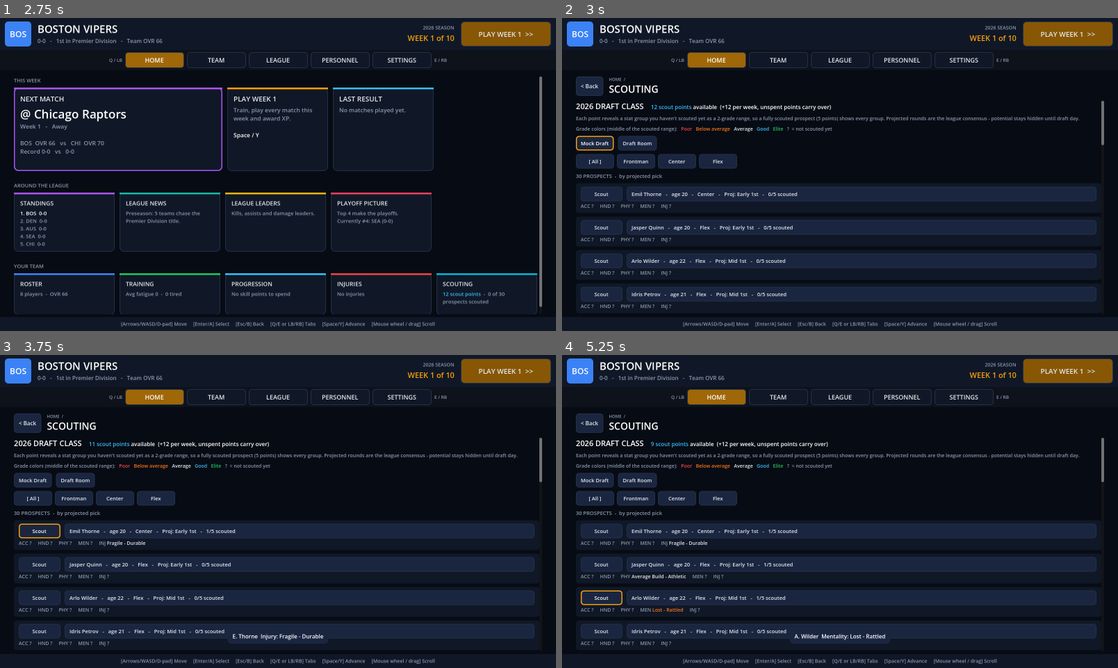
Above: before the commit, frames 1-4 (two rows, left to right).
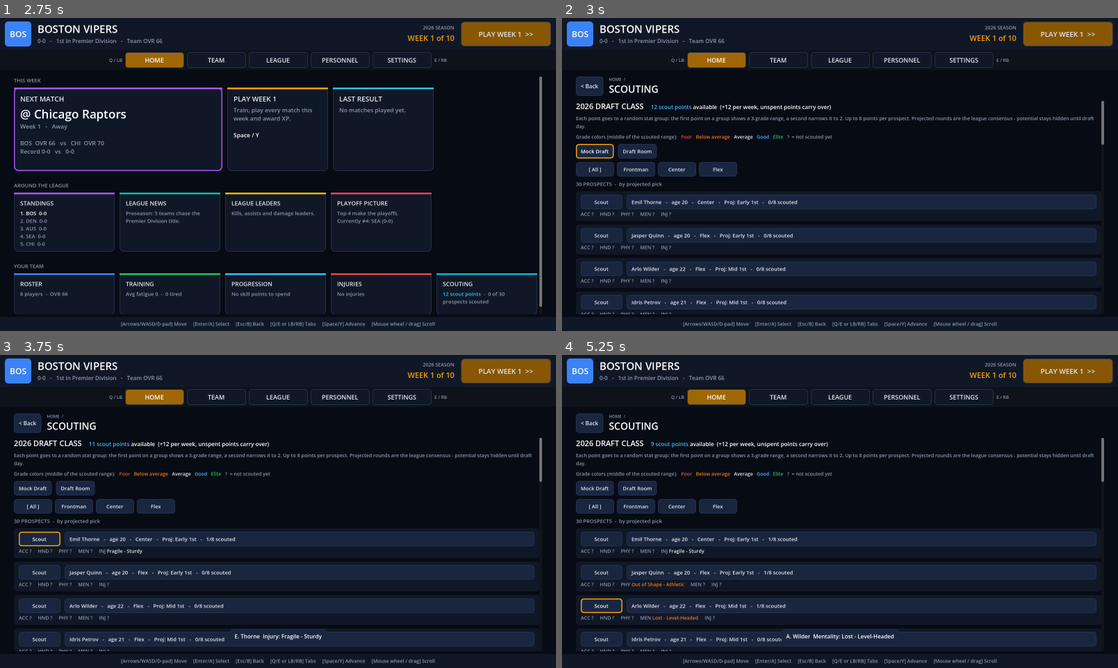
Above: after the commit, the same moments.

Repository: ncpawlak/SquadGame
Game: Godot game, scene res://scenes/franchise.tscn
The game is run twice, just before and just after one commit, with the same random seed, the same clock (stepped at 60 frames per second) and the same inputs.
Inputs (mouse positions are in pixels of both pictures, inside the frame that each line leads up to):
- Up to frame 1 (2.75 s): click "New Franchise" at 0.5 s; click "Reroll League" at 1.25 s; click (66, 118) at 2.02 s
- Up to frame 2 (3 s): click (1051, 293) at 2.75 s
- Up to frame 3 (3.75 s): click "Scout" at 3.5 s
- Up to frame 4 (5.25 s): click "Scout" at 4.25 s; click "Scout" at 5 s

Frame 1 is identical in both runs. In frame 2, 22% of the frame differs, in the area x 2-98%, y 31-95%; in frame 3, 22%; in frame 4, 22%.

Commit message:
Scouting: 8-point cap, random groups, 3 then 2 grade ranges
Co-authored-by: Copilot App <223556219+Copilot@users.noreply.github.com>

Diff:
--- a/scripts/season/draft.gd
+++ b/scripts/season/draft.gd
@@ -17,9 +17,9 @@
 const CLASS_SIZE := 30
 const ROUNDS := 2
 const POINTS_PER_WEEK := 12
-const MAX_POINTS_PER_PROSPECT := 5
+const MAX_POINTS_PER_PROSPECT := 8
 ## Window width (in tiers) after the 1st and 2nd scout of a group.
-const WINDOW_WIDTHS := [2, 1]
+const WINDOW_WIDTHS := [3, 2]
 ## Group rating thresholds for tiers 1..4 (tier 0 is below the first).
 const TIER_THRESHOLDS := [50, 60, 70, 80]
 const TIER_COUNT := 5
@@ -125,16 +125,13 @@
 	return scout_points > 0 and p.is_available() and not p.fully_scouted()
 
 
-## Spends one scout point: picks a random group (unscouted groups first) and reveals a
+## Spends one scout point: picks a random group that can still be narrowed and reveals a
 ## window of WINDOW_WIDTHS[n] tiers containing the true tier, inside any earlier window.
 ## Returns the group scouted, or &"" if not allowed.
 func scout(p: Prospect) -> StringName:
 	if not can_scout(p):
 		return &""
 	var options := p.scoutable_groups()
-	var fresh := options.filter(func(x): return not p.scouts.has(x))
-	if not fresh.is_empty():
-		options = fresh
 	var g: StringName = options[_rng.randi_range(0, options.size() - 1)]
 	var n: int = p.scouts.get(g, 0)
 	var width: int = WINDOW_WIDTHS[n]
--- a/scripts/ui/franchise/franchise_pages.gd
+++ b/scripts/ui/franchise/franchise_pages.gd
@@ -859,7 +859,7 @@
 	var v := _vbox(10)
 	v.add_child(UiKit.rich("[font_size=22][color=white]%d DRAFT CLASS[/color][/font_size]     [color=#38bdf8]%d scout points[/color] available  (+%d per week, unspent points carry over)" % [
 		d.year, d.scout_points, Draft.POINTS_PER_WEEK], 16))
-	var help := UiKit.label("Each point reveals a stat group you haven't scouted yet as a 2-grade range, so a fully scouted prospect (%d points) shows every group. Projected rounds are the league consen …(96 unchanged characters)…
+	var help := UiKit.label("Each point goes to a random stat group: the first point on a group shows a 3-grade range, a second narrows it to 2. Up to %d points per prospect. Projected rounds are the league consen …(96 unchanged characters)…
 	help.autowrap_mode = TextServer.AUTOWRAP_WORD_SMART
 	v.add_child(help)
 	v.add_child(_grade_legend())
--- a/tests/season_tests.gd
+++ b/tests/season_tests.gd
@@ -413,10 +413,7 @@
 			check(w.x >= 0 and w.y < Draft.TIER_COUNT, "window inside tiers")
 			var t := p.true_tier(g)
 			check(t >= w.x and t <= w.y, "window contains true tier")
-		check(used == Draft.MAX_POINTS_PER_PROSPECT and p.points == used, "5 points per prospect")
-		check(p.reveals.size() == Stats.GROUP_ORDER.size(), "full scout covers every group")
-		for g2 in p.reveals:
-			check(p.reveals[g2].y - p.reveals[g2].x == 1, "full scout: 2-grade range per group")
+		check(used == Draft.MAX_POINTS_PER_PROSPECT and p.points == used, "max points per prospect")
 		check(d.scout(p) == &"", "can't scout past max")
 	check(d.scout_points == 1000 - Draft.CLASS_SIZE * Draft.MAX_POINTS_PER_PROSPECT, "points spent")
 	# Narrowing stays inside the previous window.
Not shown, changed: README.md
